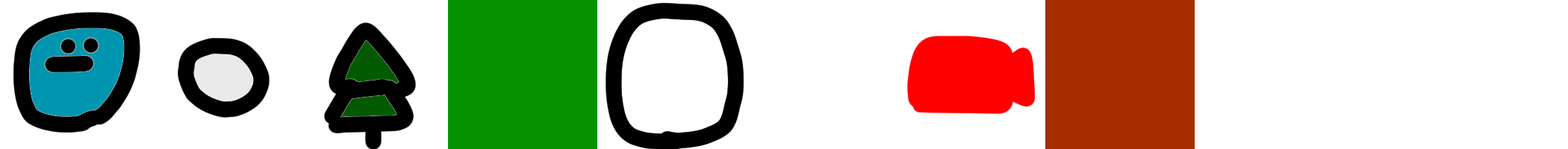
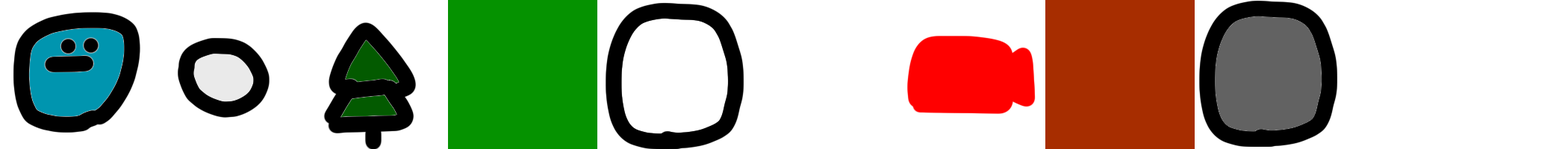
The second (1568, 149) image is a revision of the first. Changes to its layers:
added layer "Layer 3" above "Layer 1" over [1198, 0, 1339, 148]
